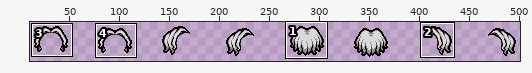
Sprite sheet: resources/gfx_tb/characters/costumes/character_jonas_hair.png. The picture above shows the old version from afar; the outline marks the close-up.
Close-up. Before:
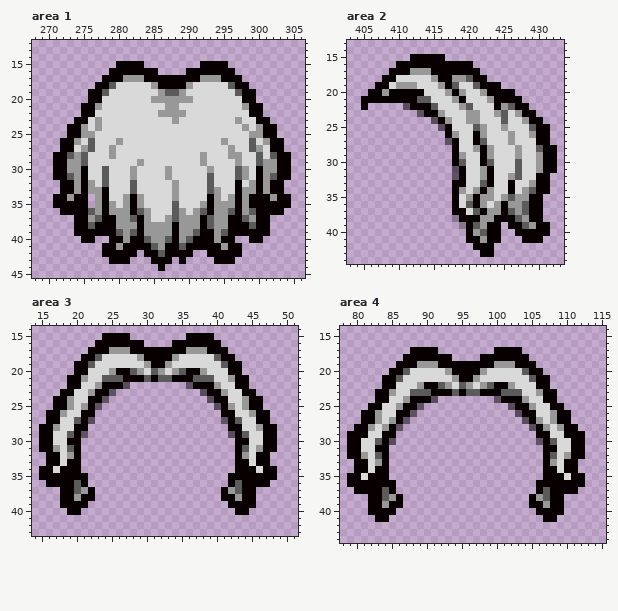
The file is 512x64 pixels. Colours within 5 levels of each other are drawn and written as one. Shown: area 1: x 268..306, y 12..45; area 2: x 403..433, y 13..44; area 3: x 14..51, y 14..43; area 4: x 78..115, y 14..44. The wide view leaves out empty margins. The commit also changed other parts of the picture, which this record leaves out.
The same view after the edit:
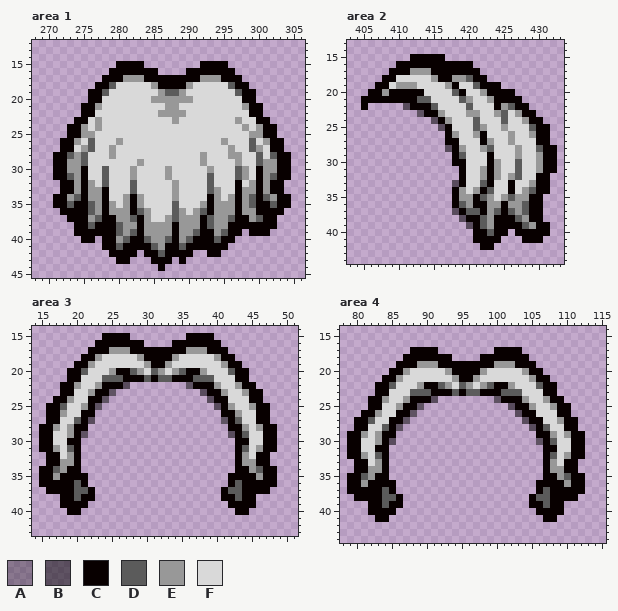
Palette (. is transparent): A #0000004d  B #00000083  C #080000  D #5b5b5b  E #989898  F #d9d9d9
What changed:
Changed rows in their new state; - is an unchanged pixel.
Area 1:
first column x 273:
34 -D-E----------------------D-D-
35 D--D----------------------D--D
36 -----------------------E--E---
37 C----------------------D-C-D-C
38 -------D------------------C--C
39 -------------------------.----
40 -----C-ED------------D----..--
41 -------D--------------C..-----
42 -----.----------------...-----
43 ------.--------------...------
Area 2:
first column x 416:
19 FEC-------
20 -FDC------
21 --FDE-----
22 ---F------
24 ----FD----
26 -----EC---
27 -C---FCE--
28 -B-E-FED--
29 ---D--FC--
30 ---C--FCE-
31 --.-----E-
32 --.-----E-
33 --B-------
34 -------D--
35 ---E--D---
36 ---DE-CE--
37 --B-D---D-
38 --.B--D---
39 ---.BCDE-C
40 ----.CCD-C
41 ----.-C---
42 -----.----
43 ------..--
Area 3:
first column x 16:
18 -------E----------------E-------
19 ------E------------------E------
20 ---C-D--------------------D-C---
21 -----F--------------------F-----
22 --C-E----------------------E-C--
23 ----------------------------E-C-
24 ----------------------------F---
25 C-DF------------------------FE-C
26 ---------------------------E-F--
28 ---E------------------------E---
29 ---E----------------------------
first column x 15:
33 ---EE------------------------EE---
34 --DE--------------------------ED--
35 --E----------------------------E--
36 C--------------------------------C
37 -CC---D--------------------D---CC-
38 -----D----------------------D-----
Area 4:
first column x 80:
20 -------E----------------E-------
21 ------E------------------E------
22 ---C-D--------------------D-C---
23 -----F--------------------F-----
24 --C-E----------------------E-C--
25 ----------------------------E-C-
26 ----------------------------F---
27 C-DF-C--------------------C-FE-C
28 --F-D----------------------D-F--
29 -E-E------------------------E-E-
30 ---E----------------------------
first column x 79:
34 ---EE------------------------EE---
35 --DE--------------------------ED--
36 --E----------------------------E--
37 C--------------------------------C
38 -CC---D--------------------D---CC-
39 -----D----------------------D-----
